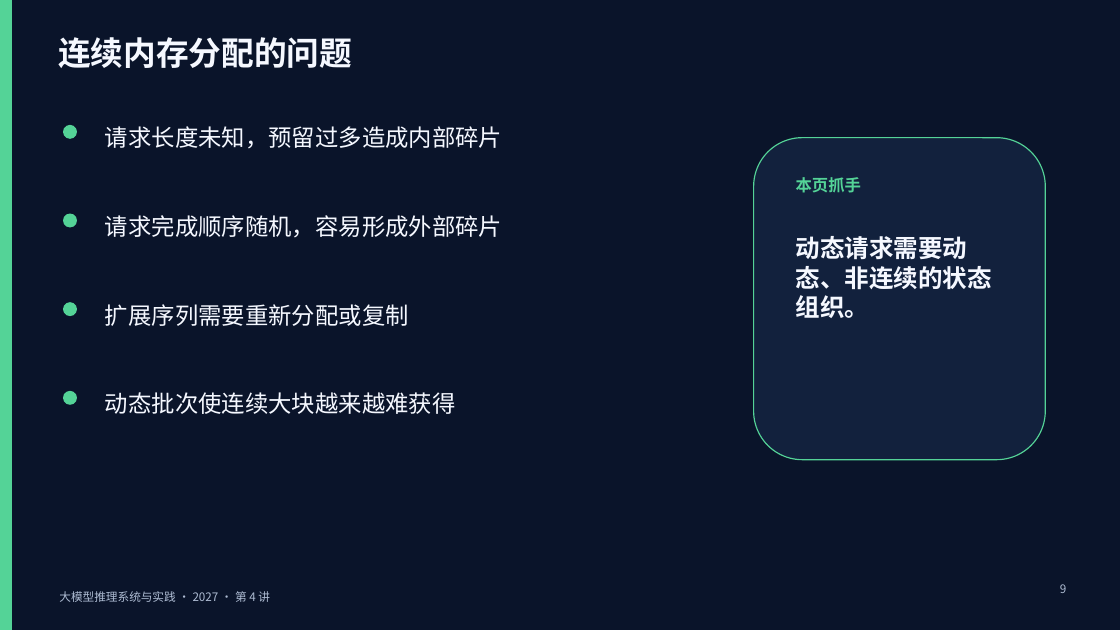
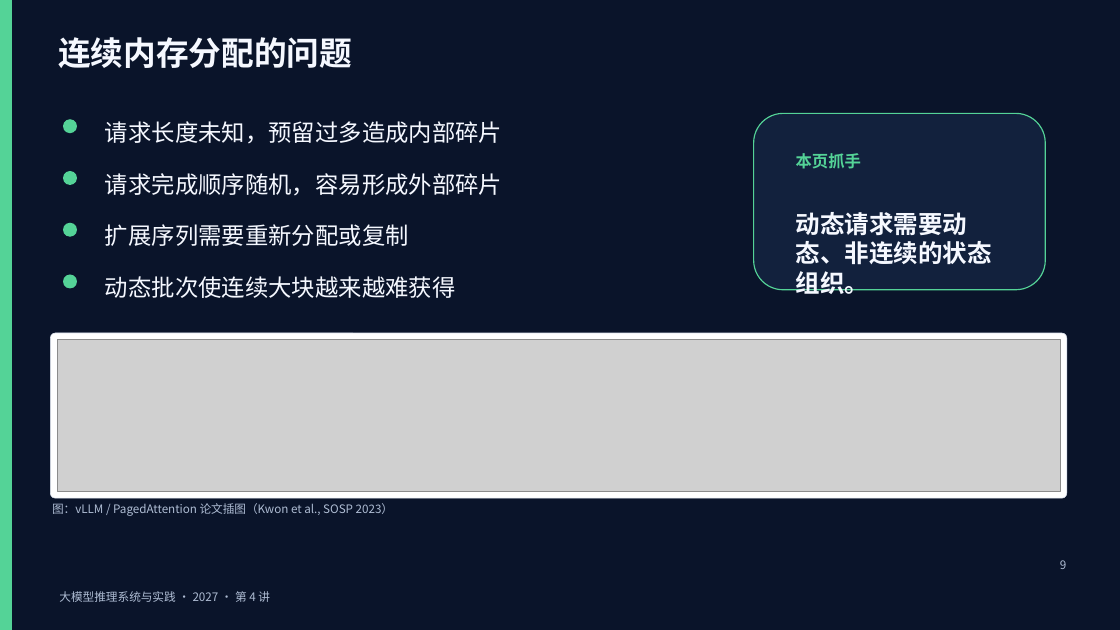
Before and after one commit to vLLM-HUST/intro-to-llm-inference-engines, a slide deck: slide 9 of build/slides/2027/lectures-8-pptx/第04讲_KV缓存与状态管理.pptx. Drawn at 1120x630 pixels with LibreOffice and Linux fonts; fonts in the diff are those of the drawing; grey boxes stand for pictures. Boxes give left, top, right and bottom in pixels: in the first picture for what was removed or moved away, otherwise in the second. Text is boxed around its words. In the diff, an @@ line names an element or a change of style, - is before the commit and + after.

```diff
--- a/build/slides/2027/lectures-8-pptx/第04讲_KV缓存与状态管理.pptx
+++ b/build/slides/2027/lectures-8-pptx/第04讲_KV缓存与状态管理.pptx
@@ ellipse: place and size @@
-ellipse at (63,125,77,139)
+ellipse at (63,119,77,134)
@@ text "请求长度未知，预留过多造成内部碎片": place and size @@
-text "请求长度未知，预留过多造成内部碎片" at (105,126,502,149)
+text "请求长度未知，预留过多造成内部碎片" at (105,121,502,144)
@@ rounded rectangle: place and size @@
-rounded rectangle at (754,138,1045,460)
+rounded rectangle at (754,113,1045,290)
@@ ellipse: place and size @@
-ellipse at (63,213,77,228)
+ellipse at (63,171,77,186)
@@ text "请求完成顺序随机，容易形成外部碎片": place and size @@
-text "请求完成顺序随机，容易形成外部碎片" at (105,215,502,238)
+text "请求完成顺序随机，容易形成外部碎片" at (105,173,502,196)
@@ ellipse: place and size @@
-ellipse at (63,302,77,317)
+ellipse at (63,223,77,237)
@@ text "扩展序列需要重新分配或复制": place and size @@
-text "扩展序列需要重新分配或复制" at (105,304,409,326)
+text "扩展序列需要重新分配或复制" at (105,224,409,246)
@@ text "动态批次使连续大块越来越难获得": place and size @@
-text "动态批次使连续大块越来越难获得" at (105,392,456,414)
+text "动态批次使连续大块越来越难获得" at (105,276,456,298)
@@ ellipse: place and size @@
-ellipse at (63,391,77,405)
+ellipse at (63,275,77,289)
@@ rounded rectangle added at (50,333,1067,498), fill #FFFFFF, outline #DDE3EE 0.5 pt @@
@@ picture added at (57,339,1060,492) @@
@@ text added at (52,503,393,516), 10 pt, text #AEBCD3 @@
+图：vLLM / PagedAttention 论文插图（Kwon et al., SOSP 2023）
@@ 3 texts, 1 rectangle: place and size @@
-3 texts, 1 rectangle at (796,177,1075,609)
+3 texts, 1 rectangle at (796,153,1075,585)
```
Also in this commit, not shown: 8 other slides changed, 5 other files.
